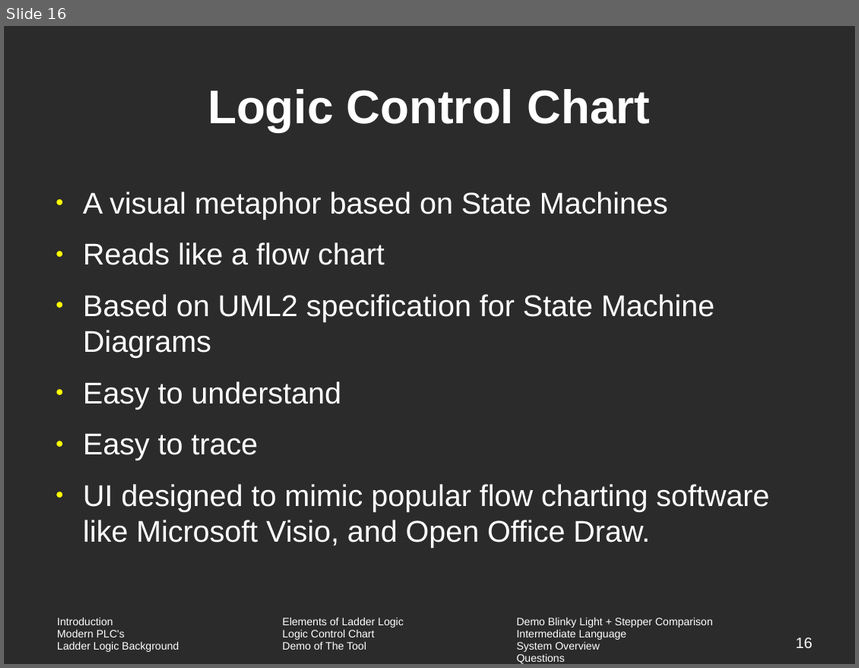
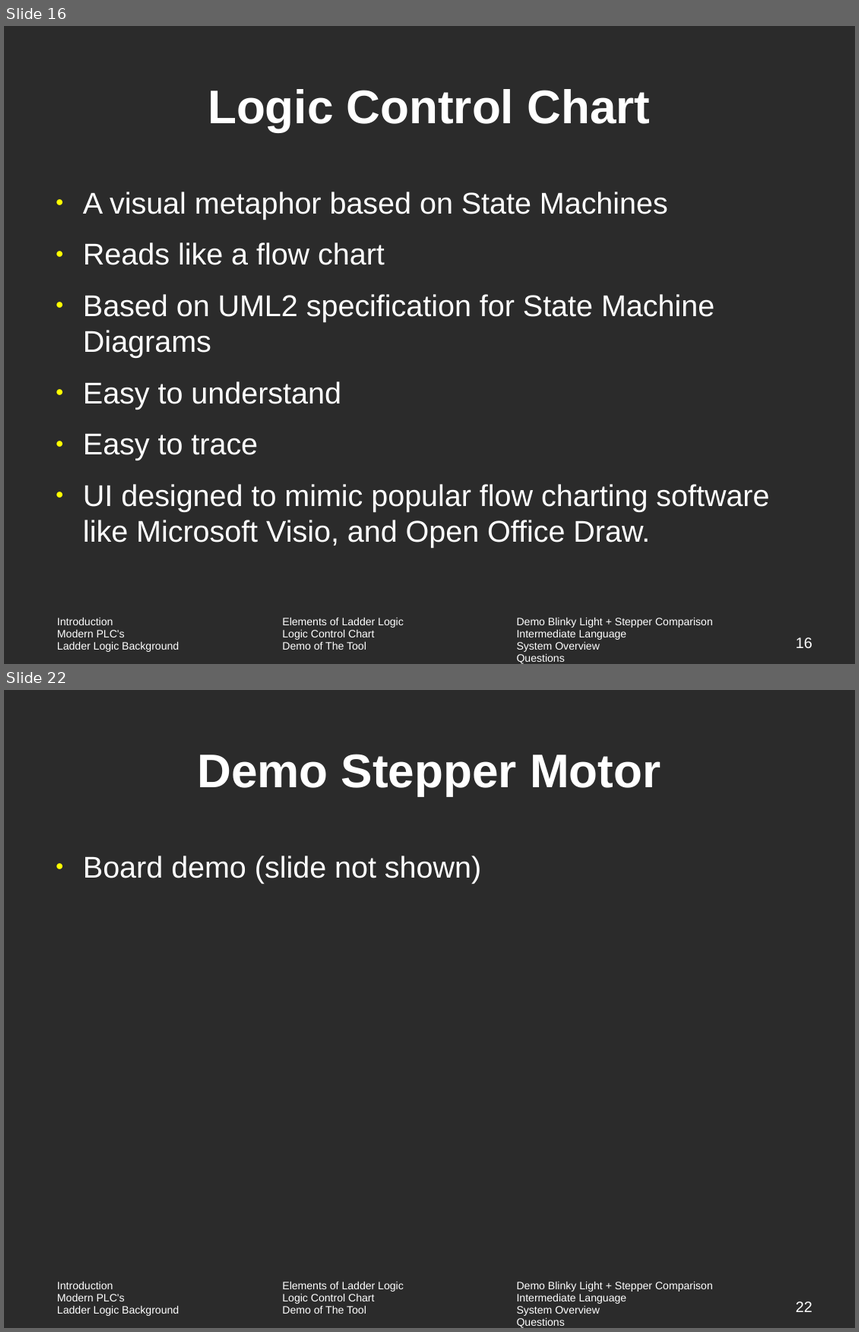
Before and after one commit to vortex-5/plcthesis, a slide deck: presentation/defense.odp. Shown one above the other, each under a label of ours: slide 16 before the commit, slides 16 and 22 after it; the slides between them are not shown. The pictures are 859x668 and 859x1332 pixels, drawn with LibreOffice and Linux fonts; fonts in the diff are those of the drawing; background and template pictures are left out; a plain dark background stands for a picture behind light text. Boxes give left, top, right and bottom in pixels: in the first picture for what was removed or moved away, otherwise in the second. Text is boxed around its words. In the diff, an @@ line names an element or a change of style, - is before the commit and + after.

```diff
--- a/presentation/defense.odp
+++ b/presentation/defense.odp
@@ slide 22 added at box(4, 690, 855, 1328), background picture (left out); not listed: 1 template element that a slide beside it also shows @@
@@ title added at box(197, 754, 661, 796), 44 pt, text #FFFFFF, bold @@
+Demo Stepper Motor
@@ text added at box(83, 856, 481, 884), 28 pt, text #FFFFFF @@
+● Board demo (slide not shown)
@@ page number added at box(796, 1302, 813, 1312), 14 pt, text #FFFFFF @@
+22
```
Also in this commit, not shown: 8 other slides added.
